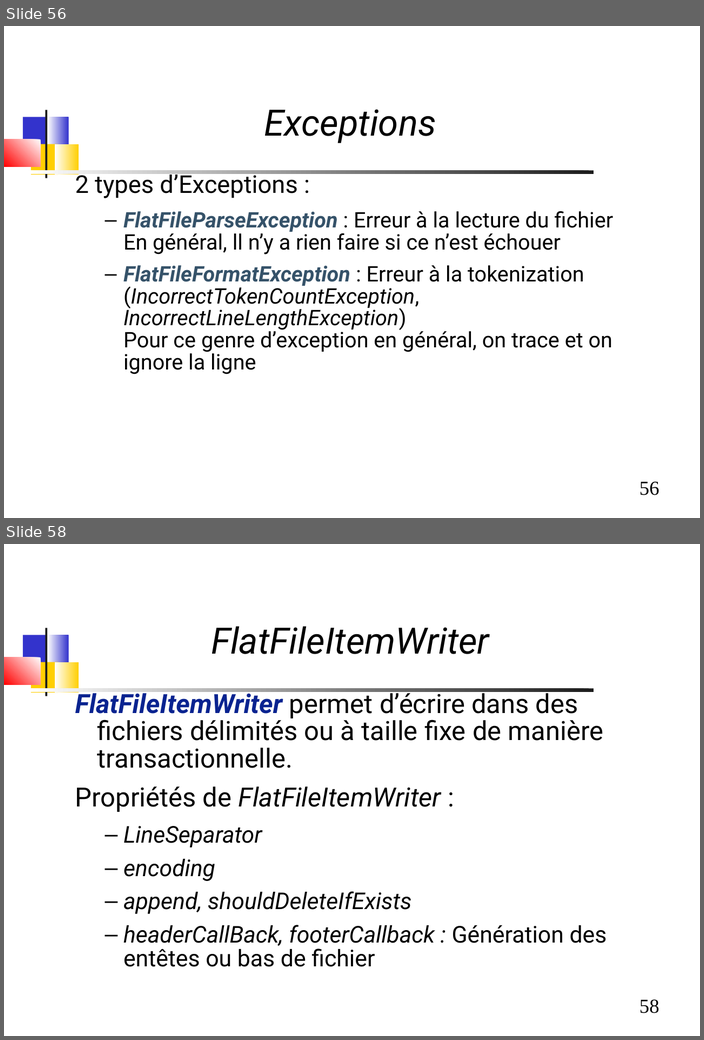
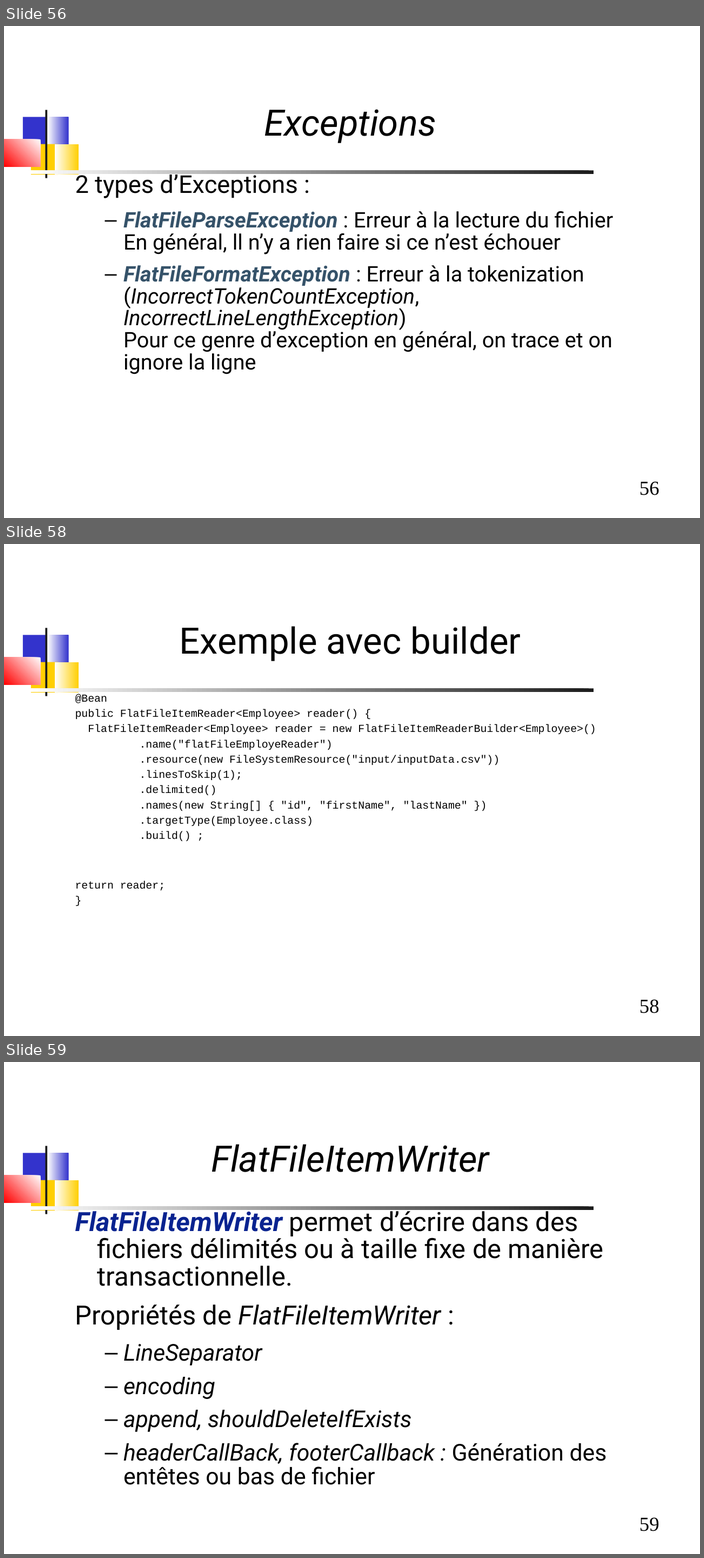
Before and after one commit to dthibau/springbatch, a slide deck: SpringBatch.odp. Shown one above the other, each under a label of ours: slides 56 and 58 before the commit, slides 56, 58 and 59 after it; the slides between them are not shown. The pictures are 704x1040 and 704x1558 pixels, drawn with LibreOffice and Linux fonts; fonts in the diff are those of the drawing. Boxes give left, top, right and bottom in pixels: in the first picture for what was removed or moved away, otherwise in the second. Text is boxed around its words. In the diff, an @@ line names an element or a change of style, - is before the commit and + after.

```diff
--- a/SpringBatch.odp
+++ b/SpringBatch.odp
@@ slide 58 added at <box>4,544,700,1036</box>, background #FFFFFF; not listed: 8 template elements that a slide beside it also shows @@
@@ title added at <box>180,626,521,661</box>, 44 pt, text #000000 @@
+Exemple avec builder
@@ text added at <box>75,694,596,891</box>, 13 pt, text #000000 @@
+@Bean
+public FlatFileItemReader<Employee> reader() {
+FlatFileItemReader<Employee> reader = new FlatFileItemReaderBuilder<Employee>()
+.name("flatFileEmployeReader")
+.resource(new FileSystemResource("input/inputData.csv"))
+.linesToSkip(1);
+.delimited()
+.names(new String[] { "id", "firstName", "lastName" })
+.targetType(Employee.class)
+.build() ;
+return reader;
+}
@@ what was slide 58 is now slide 59 @@
@@ page number at <box>639,1517,659,1531</box>: text changed @@
-58
+59
```
Also in this commit, not shown: 6 slides changed, 3 other files.
